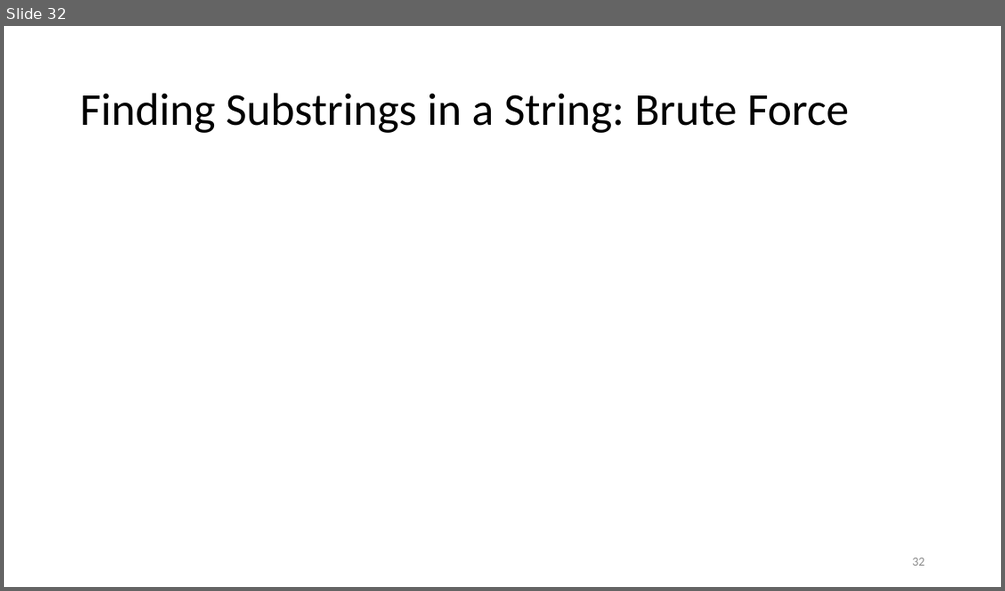
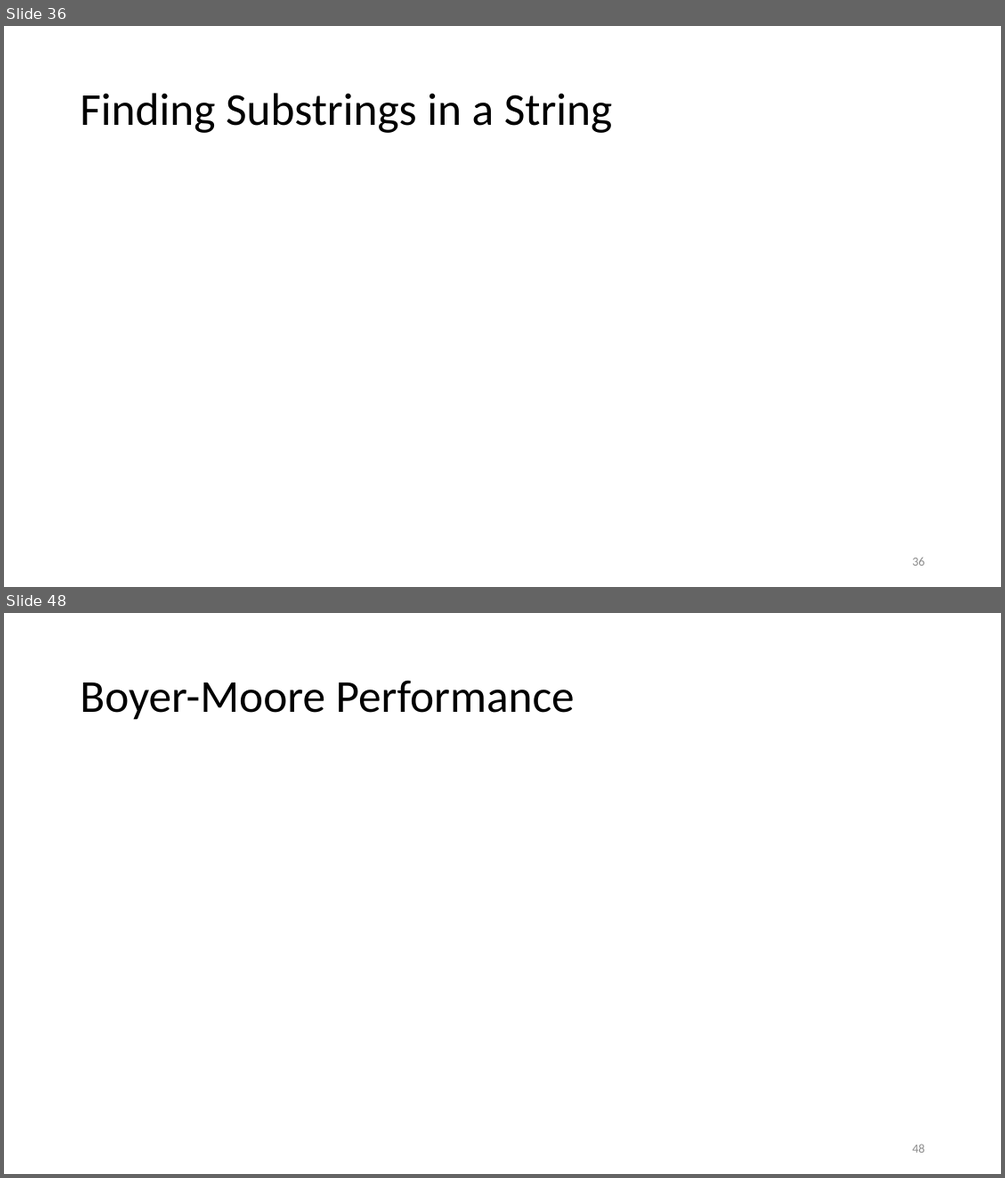
Before and after one commit to tjd1234/cmpt225summer2023, a slide deck: lecture_notes/week12/week12_strings.pptx. Shown one above the other, each under a label of ours: slide 32 before the commit, slides 36 and 48 after it; the slides between them are not shown. The pictures are 1005x591 and 1005x1178 pixels, drawn with LibreOffice and Linux fonts; fonts in the diff are those of the drawing; grey boxes stand for pictures. Boxes give left, top, right and bottom in pixels: in the first picture for what was removed or moved away, otherwise in the second. Text is boxed around its words. In the diff, an @@ line names an element or a change of style, - is before the commit and + after.

```diff
--- a/lecture_notes/week12/week12_strings.pptx
+++ b/lecture_notes/week12/week12_strings.pptx
@@ slide 48 added at box(4, 613, 1001, 1174), background #FFFFFF @@
@@ title added at box(80, 681, 574, 720), 44 pt, text #000000 @@
+Boyer-Moore Performance
@@ page number added at box(912, 1143, 924, 1152), 12 pt, text #8C8C8C @@
+48
@@ what was slide 32 is now slide 36 @@
@@ slide 36 changed as well @@
@@ title at box(80, 93, 612, 133): text changed @@
-Finding Substrings in a String: Brute Force
+Finding Substrings in a String
@@ page number at box(912, 557, 924, 565): text changed @@
-32
+36
```
Also in this commit, not shown: 1 other slide changed, 19 other slides added.
